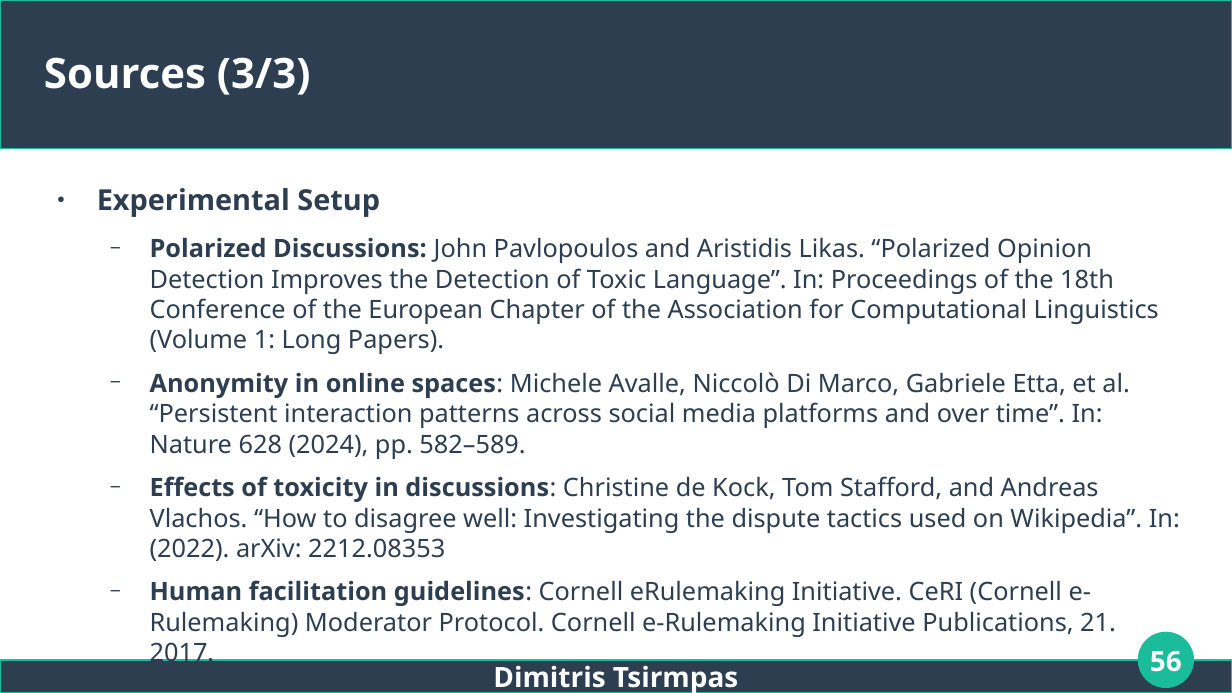
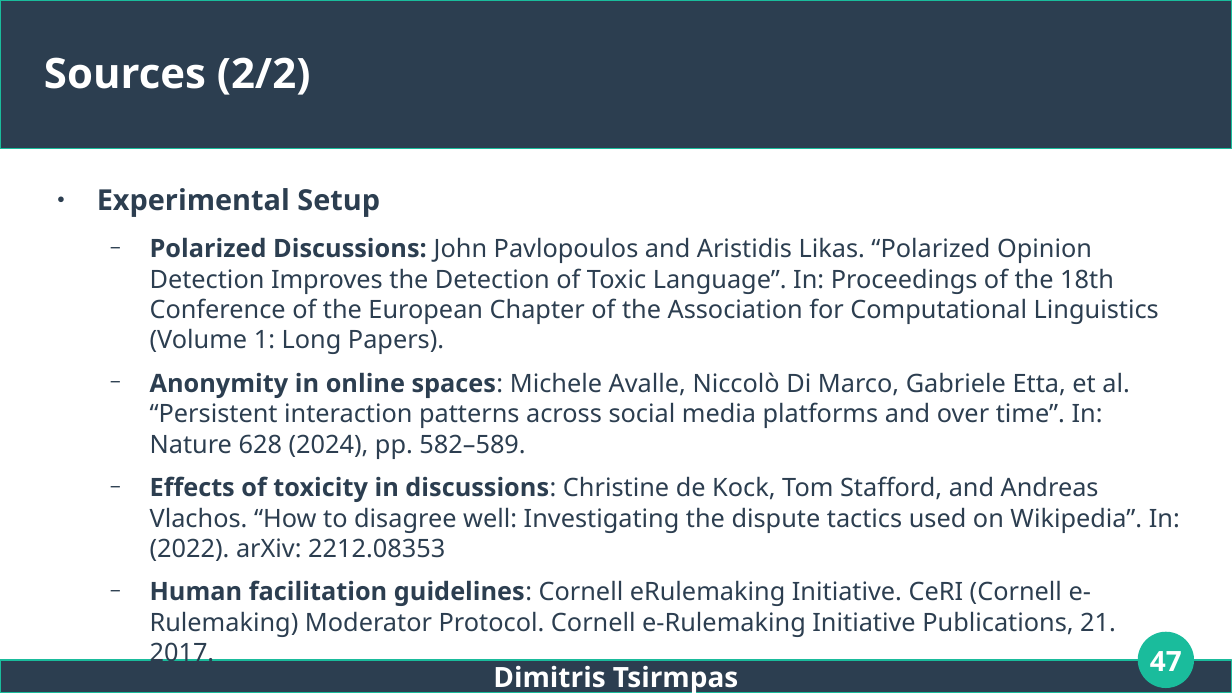
Before and after one commit to dimits-ts/llm_moderation_research, a slide deck: slide 47 of presentations/thesis.odp (slide 56 before the commit). Drawn at 1232x693 pixels with LibreOffice and Linux fonts; fonts in the diff are those of the drawing. Boxes give left, top, right and bottom in pixels: in the first picture for what was removed or moved away, otherwise in the second. Text is boxed around its words. In the diff, an @@ line names an element or a change of style, - is before the commit and + after.

```diff
--- a/presentations/thesis.odp
+++ b/presentations/thesis.odp
@@ title at (x1=44, y1=57, x2=311, y2=95): text changed @@
-Sources (3/3)
+Sources (2/2)
@@ page number at (x1=1150, y1=651, x2=1182, y2=671): text changed @@
-56
+47
```
Also in this commit, not shown: 15 other slides changed, 4 slides added, 1 slide removed.
